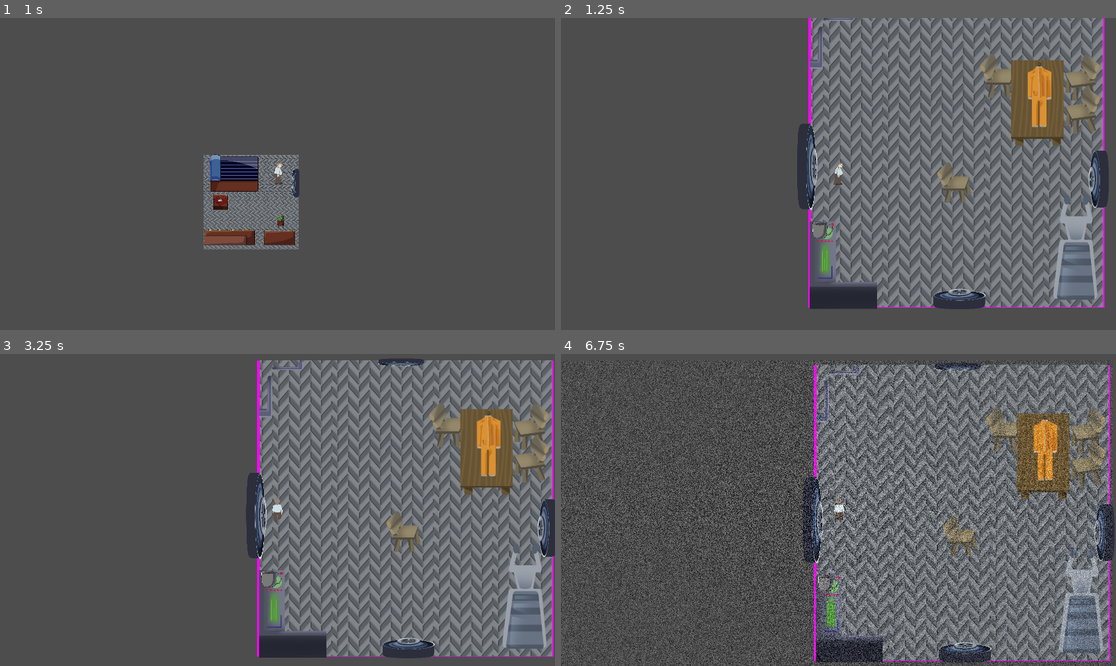
Above: before the commit, frames 1-4 (two rows, left to right).
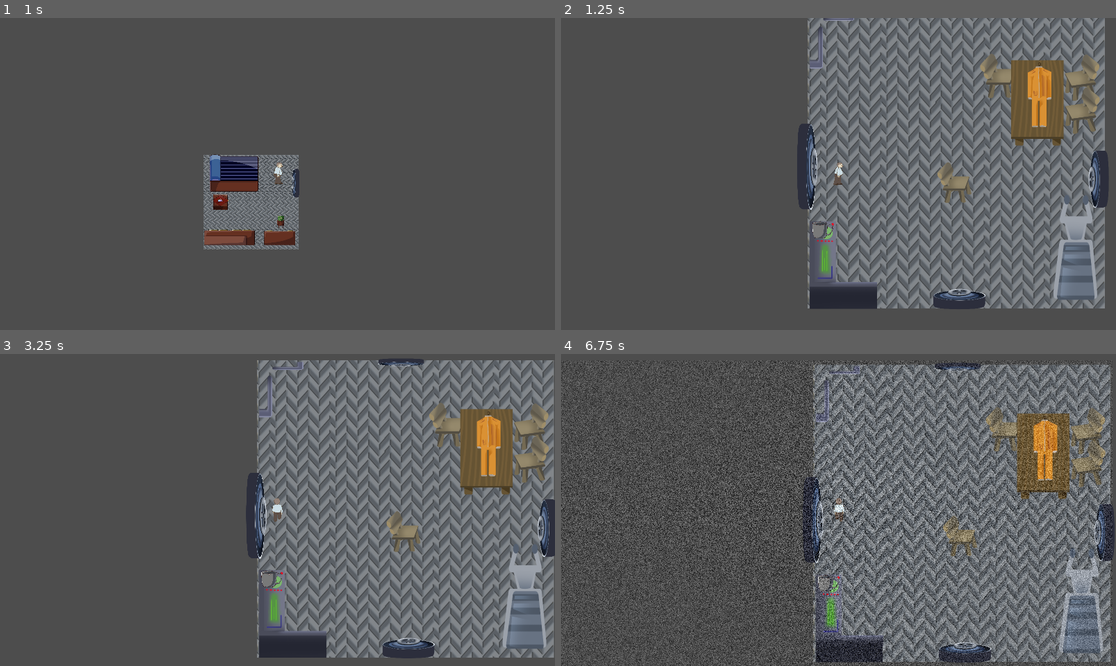
Above: after the commit, the same moments.

Repository: M4przybysz/lem_game_jam-powtorka
Game: Godot game, scene res://src/main/main.tscn
Same seed, same stepped clock (60 frames per second), same inputs: the game is played once before the commit and once after it.
Inputs:
- Up to frame 1 (1 s): tap Enter at 0.5 s; hold D (right) from 0.53 s (still down); tap F (action1) at 0.6 s
- Up to frame 2 (1.25 s): keep holding D (right)
- Up to frame 3 (3.25 s): release D (right) at 1.28 s; hold S (down) 1.28-2.03 s; tap E (action2) at 1.35 s; hold D (right) 2.03-2.78 s; hold T (action3) 2.03-2.78 s; hold W (up) from 2.78 s (still down); tap F (action1) at 2.85 s
- Up to frame 4 (6.75 s): release W (up) at 3.53 s; hold A (left) 3.53-5.03 s; tap E (action2) at 3.6, 5.85 s; tap Space at 4.25 s; tap T (action3) at 4.35 s; hold S (down) 5.03-5.78 s; tap F (action1) at 5.1 s; hold D (right) 5.78-6.53 s; hold W (up) from 6.53 s (still down); hold T (action3) from 6.53 s (still down)

Frame 1 is identical in both runs. In frame 2, 9.2% of the frame differs, in the area x 44-98%, y 0-94%; in frame 3, 9.4%; in frame 4, 9.4%, in the area x 45-99%, y 3-99%.

Commit message:
Quickfix

Diff:
--- a/powtorka/src/levels/glowny.tscn
+++ b/powtorka/src/levels/glowny.tscn
@@ -1,10 +1,11 @@
-[gd_scene load_steps=13 format=3 uid="uid://b2w7emtaenbme"]
+[gd_scene load_steps=14 format=3 uid="uid://baea7r4fbw8lr"]
 
 [ext_resource type="PackedScene" uid="uid://d1kkcfxkbvy1m" path="res://src/levels/rooms/room_big_closed.tscn" id="1_1k4ns"]
 [ext_resource type="PackedScene" uid="uid://c5ith1wamnvtw" path="res://src/objects/object.tscn" id="2_0er4t"]
 [ext_resource type="Texture2D" uid="uid://cs5tkhrvpnx6k" path="res://asstes/graphics/mapa/tekstura-metal-ziemia2.png" id="2_l6gdl"]
 [ext_resource type="Texture2D" uid="uid://5joxpiv7tb62" path="res://asstes/graphics/mapa/krzeso2.png" id="3_7dd5d"]
-[ext_resource type="PackedScene" path="res://src/objects/item.tscn" id="4_0iudd"]
+[ext_resource type="PackedScene" uid="uid://brwy8u50fkdpl" path="res://src/teleport/teleport.tscn" id="3_emaev"]
+[ext_resource type="Texture2D" uid="uid://cq2nmcwblbu13" path="res://asstes/graphics/mapa/wlaz2.png" id="4_1cvcg"]
 [ext_resource type="Texture2D" uid="uid://sc3ltnisc0lc" path="res://asstes/graphics/mapa/krzeso1.png" id="4_kxc68"]
 [ext_resource type="Texture2D" uid="uid://bs0y2sliotu2d" path="res://asstes/graphics/mapa/stol.png" id="5_sy3b7"]
 [ext_resource type="Texture2D" uid="uid://b206iqu5g4lap" path="res://asstes/graphics/mapa/bieznia.png" id="6_dmbcm"]
@@ -12,8 +13,6 @@
 [ext_resource type="Texture2D" uid="uid://boa3cfwlhfj1q" path="res://asstes/graphics/mapa/rury2.png" id="8_c2l58"]
 [ext_resource type="Texture2D" uid="uid://c6j8hfvlwges3" path="res://asstes/graphics/mapa/rury.png" id="9_jpe54"]
 [ext_resource type="Texture2D" uid="uid://bc1faromt8p7g" path="res://asstes/graphics/mapa/wieszak.png" id="11_arsgh"]
-[ext_resource type="PackedScene" uid="uid://brwy8u50fkdpl" path="res://src/teleport/teleport.tscn" id="3_emaev"]
-[ext_resource type="Texture2D" uid="uid://cq2nmcwblbu13" path="res://asstes/graphics/mapa/wlaz2.png" id="4_1cvcg"]
 
 [node name="Glowna" type="Node2D"]
 
@@ -21,9 +20,9 @@
 position = Vector2(1, -1051)
 
 [node name="Sprite2D2" type="Sprite2D" parent="glowny"]
-position = Vector2(528.631, 520)
+position = Vector2(526.28, 522.475)
 rotation = 1.5708
-scale = Vector2(1, 1.39677)
+scale = Vector2(1.00483, 1.41984)
 texture = ExtResource("2_l6gdl")
 
 [node name="Krzeslo2" parent="." instance=ExtResource("2_0er4t")]
